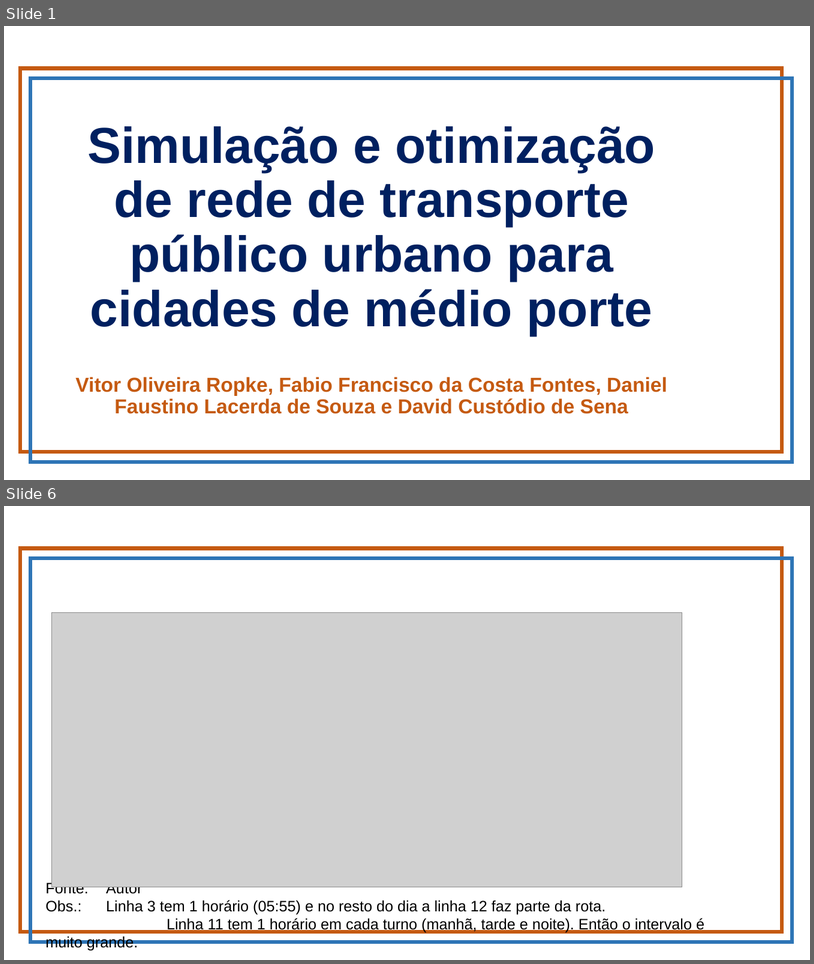
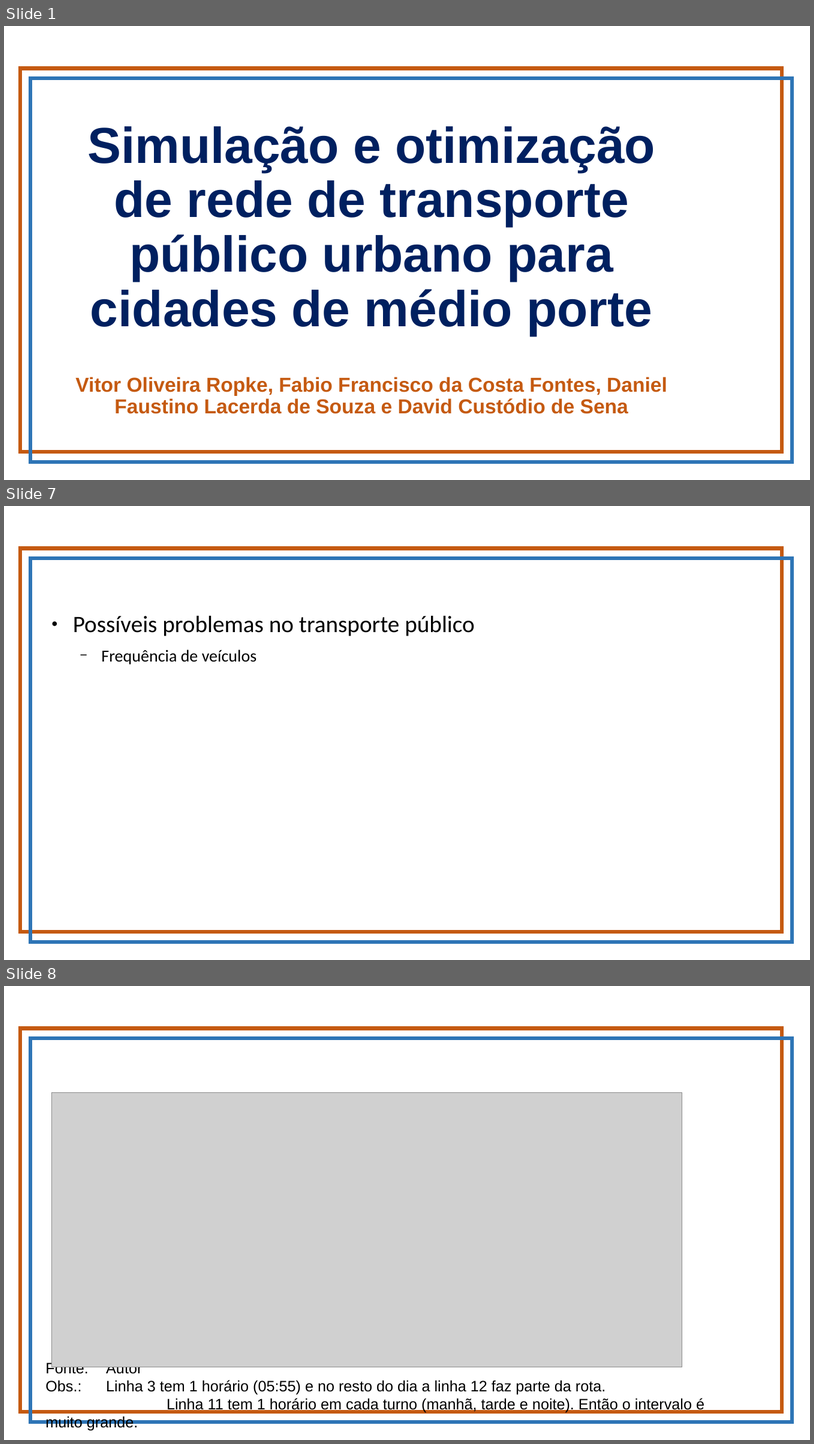
Before and after one commit to vitorropke/mobilidade-urbana, a slide deck: SEMIC-2021/apresentacao.odp. Shown one above the other, each under a label of ours: slides 1 and 6 before the commit, slides 1, 7 and 8 after it; the slides between them are not shown. The pictures are 814x964 and 814x1444 pixels, drawn with LibreOffice and Linux fonts; fonts in the diff are those of the drawing; grey boxes stand for pictures; background and template pictures are left out. Boxes give left, top, right and bottom in pixels: in the first picture for what was removed or moved away, otherwise in the second. Text is boxed around its words. In the diff, an @@ line names an element or a change of style, - is before the commit and + after.

```diff
--- a/SEMIC-2021/apresentacao.odp
+++ b/SEMIC-2021/apresentacao.odp
@@ slide 7 added at [4, 506, 810, 960], background #FFFFFF; not listed: 2 template elements that a slide beside it also shows @@
@@ text added at [73, 615, 475, 664], 28 pt, text #000000 @@
+● Possíveis problemas no transporte público
+  − Frequência de veículos
@@ what was slide 6 is now slide 8 @@
```
Also in this commit, not shown: 3 slides changed, 6 other slides added, 1 slide removed, 2 other files.
